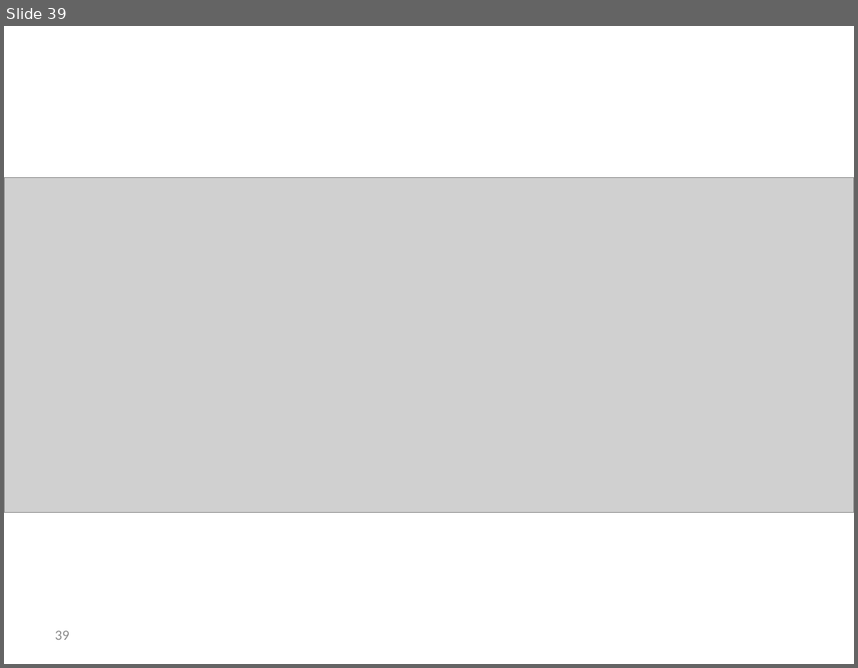
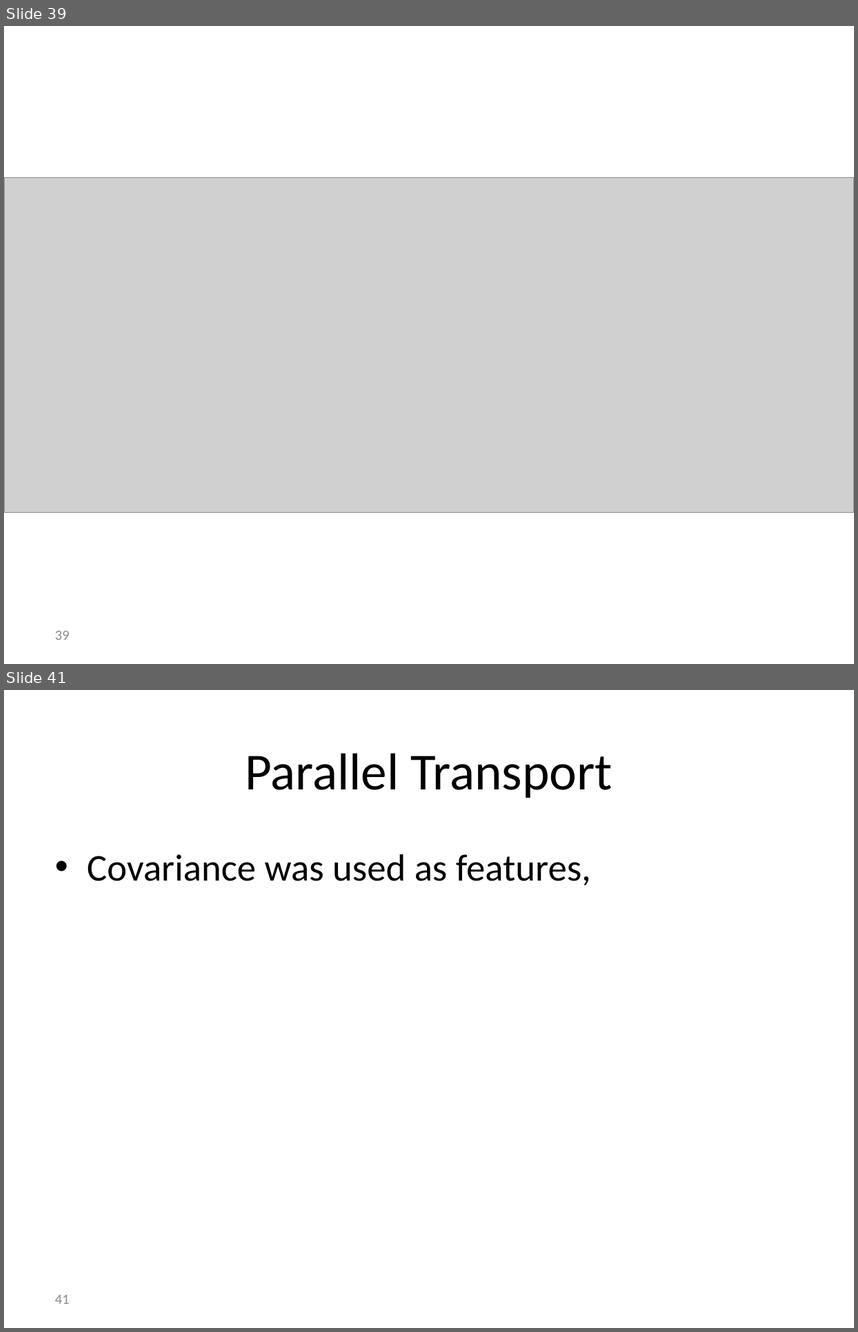
Before and after one commit to reggevlivney/BrainSway, a slide deck: BrainSway_Final_Presentation.pptx. Shown one above the other, each under a label of ours: slide 39 before the commit, slides 39 and 41 after it; the slides between them are not shown. The pictures are 858x668 and 858x1332 pixels, drawn with LibreOffice and Linux fonts; fonts in the diff are those of the drawing; grey boxes stand for pictures; background and template pictures are left out. Boxes give left, top, right and bottom in pixels: in the first picture for what was removed or moved away, otherwise in the second. Text is boxed around its words. In the diff, an @@ line names an element or a change of style, - is before the commit and + after.

```diff
--- a/BrainSway_Final_Presentation.pptx
+++ b/BrainSway_Final_Presentation.pptx
@@ slide 41 added at (4, 690, 854, 1328), background #FFFFFF @@
@@ title added at (245, 753, 613, 798), 44 pt, text #000000 @@
+Parallel Transport
@@ text added at (87, 854, 591, 885), 32 pt, text #000000 @@
+• Covariance was used as features,
@@ page number added at (55, 1294, 70, 1303), 12 pt, text #8C8C8C @@
+41
```
Also in this commit, not shown: 1 other slide added, 1 other file.
